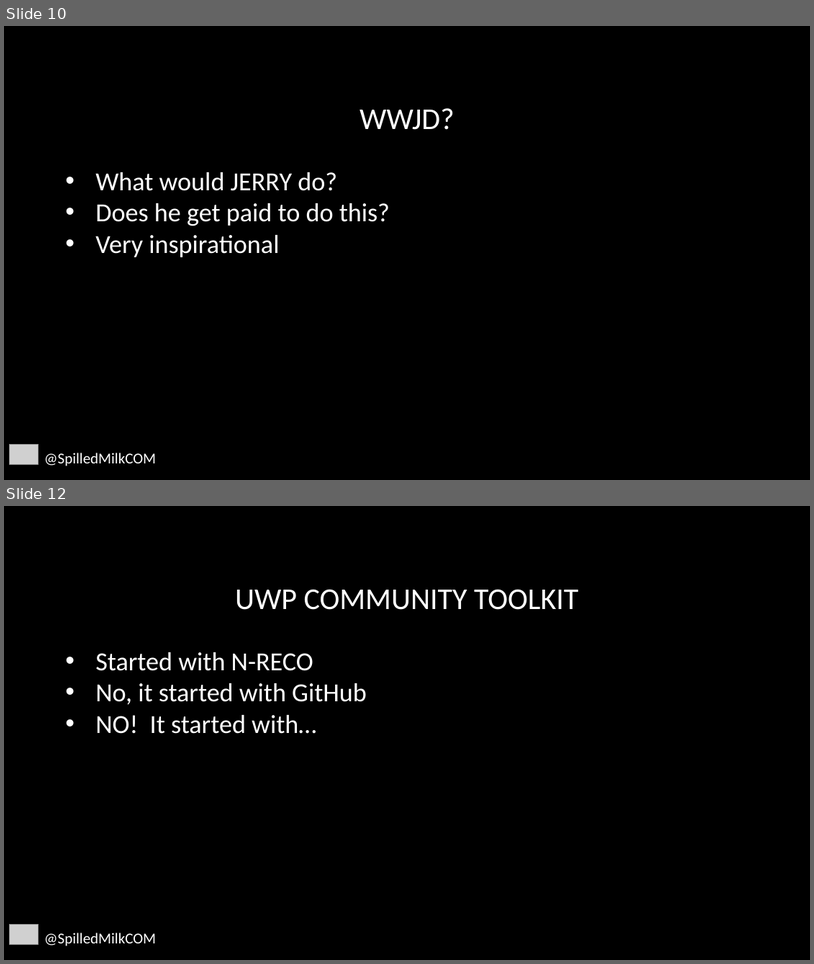
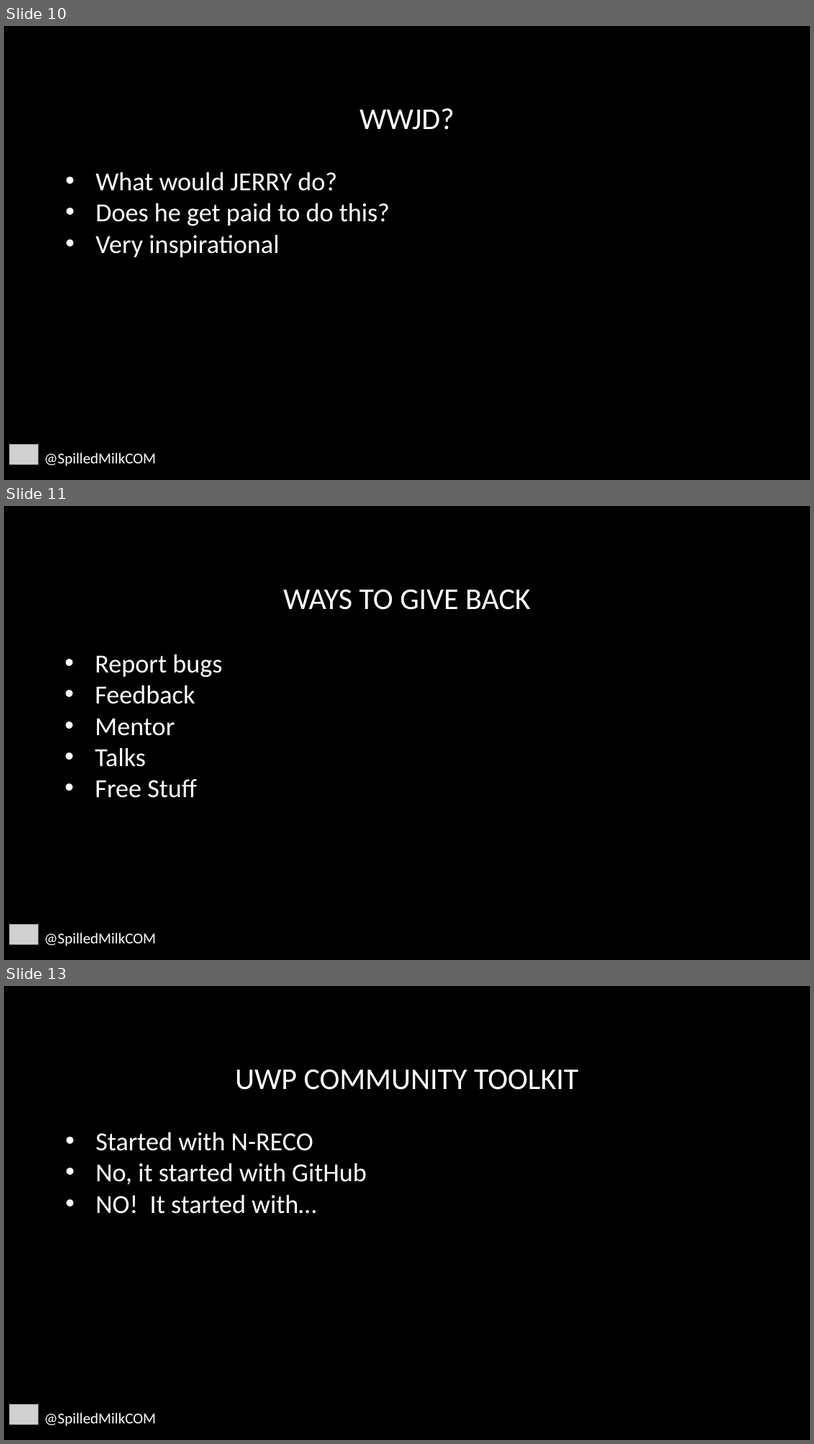
Before and after one commit to SpilledMilkCOM/DenDevDayUWP, a slide deck: Giving Back.pptx. Shown one above the other, each under a label of ours: slides 10 and 12 before the commit, slides 10, 11 and 13 after it; the slides between them are not shown. The pictures are 814x964 and 814x1444 pixels, drawn with LibreOffice and Linux fonts; fonts in the diff are those of the drawing; grey boxes stand for pictures; background and template pictures are left out. Boxes give left, top, right and bottom in pixels: in the first picture for what was removed or moved away, otherwise in the second. Text is boxed around its words. In the diff, an @@ line names an element or a change of style, - is before the commit and + after.

```diff
--- a/Giving Back.pptx
+++ b/Giving Back.pptx
@@ slide 11 added at <box>4,506,810,960</box>, background picture (left out) @@
@@ title added at <box>283,589,531,610</box>, 36 pt, text #FFFFFF @@
+WAYS TO GIVE BACK
@@ text added at <box>95,654,222,798</box>, 31 pt, text #FFFFFF @@
+• Report bugs
+• Feedback
+• Mentor
+• Talks
+• Free Stuff
@@ picture added at <box>10,924,39,944</box> @@
@@ text added at <box>44,932,156,946</box>, 18 pt, text #FFFFFF @@
+@SpilledMilkCOM
@@ what was slide 12 is now slide 13 @@
```
Also in this commit, not shown: 3 slides changed, 2 other files.
